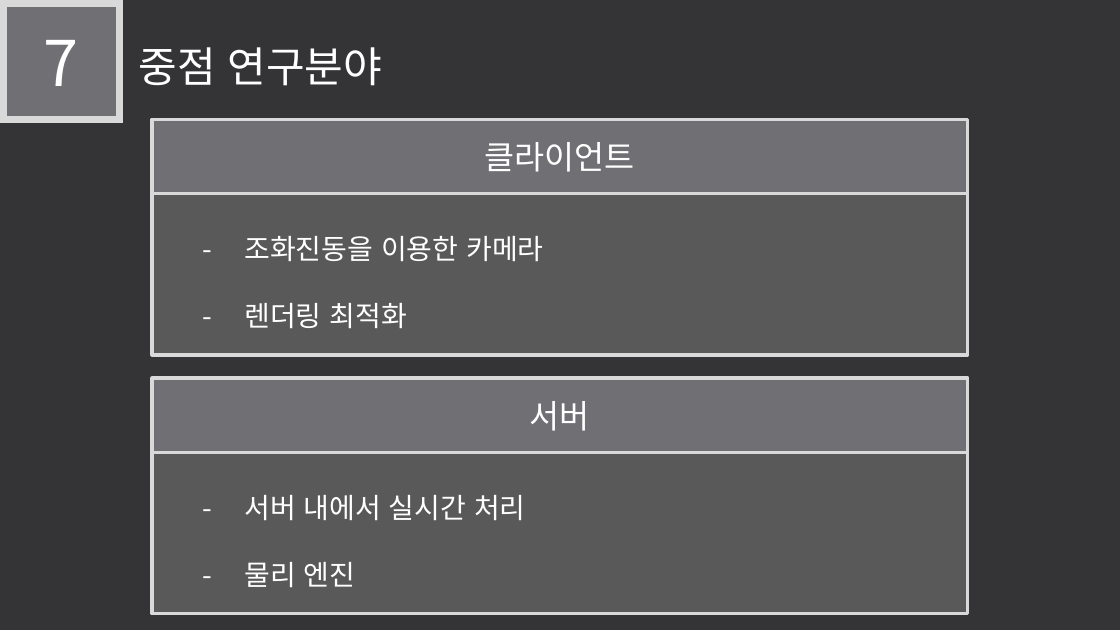
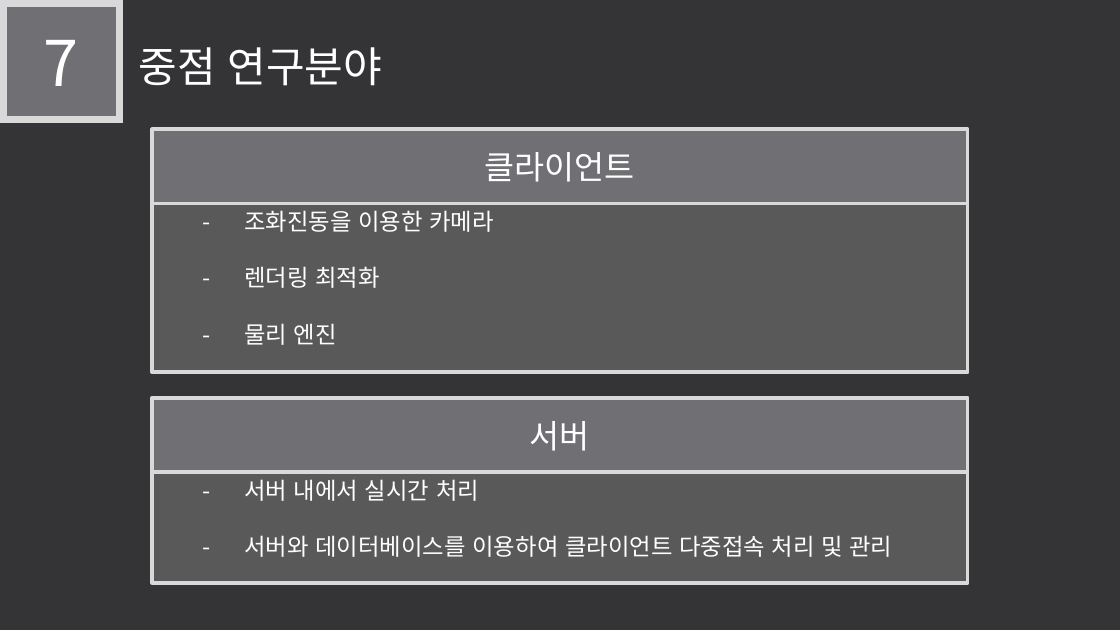
Before and after one commit to LEGO0937/Our_Project, a slide deck: slide 13 of 기획단계/졸작 제안서_α.pptx. Drawn at 1120x630 pixels with LibreOffice and Linux fonts; fonts in the diff are those of the drawing. Boxes give left, top, right and bottom in pixels: in the first picture for what was removed or moved away, otherwise in the second. Text is boxed around its words. In the diff, an @@ line names an element or a change of style, - is before the commit and + after.

```diff
--- a/기획단계/졸작 제안서_α.pptx
+++ b/기획단계/졸작 제안서_α.pptx
@@ rectangle "클라이언트": place and size @@
-rectangle "클라이언트" at bbox=[152, 119, 968, 194]
+rectangle "클라이언트" at bbox=[152, 129, 968, 204]
@@ rectangle "- 조화진동을 이용한 카메라": place and size @@
-rectangle "- 조화진동을 이용한 카메라" at bbox=[152, 194, 968, 355]
+rectangle "- 조화진동을 이용한 카메라" at bbox=[152, 203, 968, 372]
@@ text in rectangle at bbox=[244, 210, 494, 288]: size 24 to 20 pt in "- 조화진동을 이용한 카메라", "- 렌더링 최적화" @@
@@ text in rectangle at bbox=[244, 323, 337, 345]: paragraph added @@
+- 물리 엔진
@@ rectangle "서버": place and size @@
-rectangle "서버" at bbox=[152, 378, 968, 453]
+rectangle "서버" at bbox=[152, 398, 968, 473]
@@ rectangle "- 서버 내에서 실시간 처리": place and size @@
-rectangle "- 서버 내에서 실시간 처리" at bbox=[152, 453, 968, 614]
+rectangle "- 서버 내에서 실시간 처리" at bbox=[152, 472, 968, 583]
@@ text in rectangle at bbox=[244, 479, 479, 501]: size 24 to 20 pt in "- 서버 내에서 실시간 처리" @@
@@ text in rectangle at bbox=[244, 535, 892, 557]: text changed; size 24 to 20 pt @@
-- 물리 엔진
+- 서버와 데이터베이스를 이용하여 클라이언트 다중접속 처리 및 관리
```
Also in this commit, not shown: 11 other slides changed, 1 slide added, 1 slide removed.
